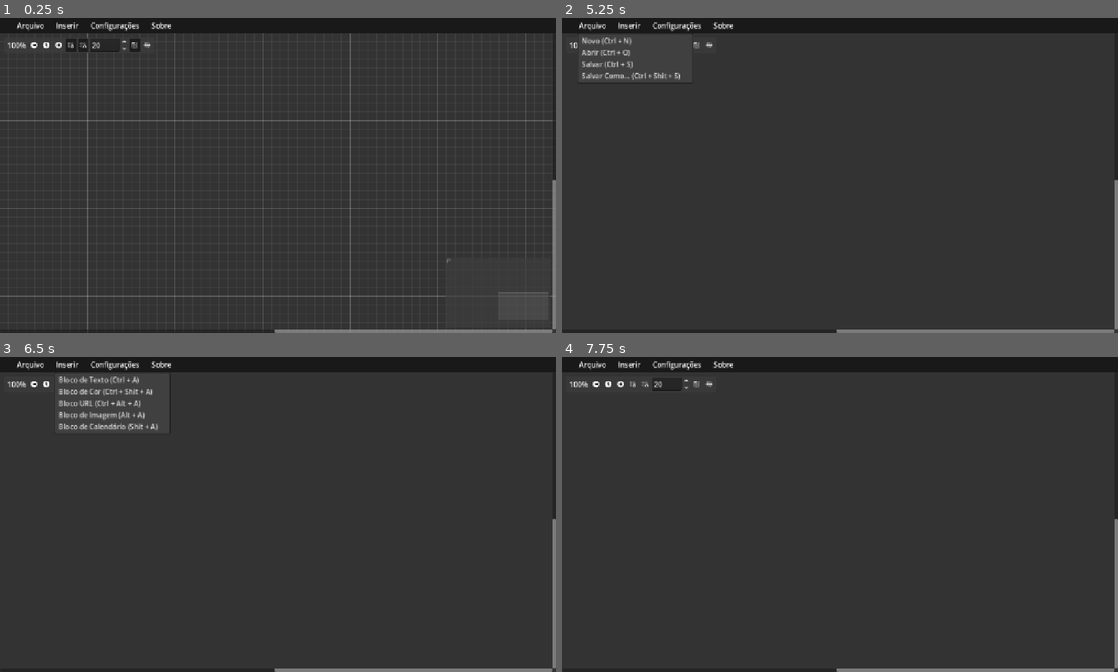
Above: before the commit, frames 1-4 (two rows, left to right).
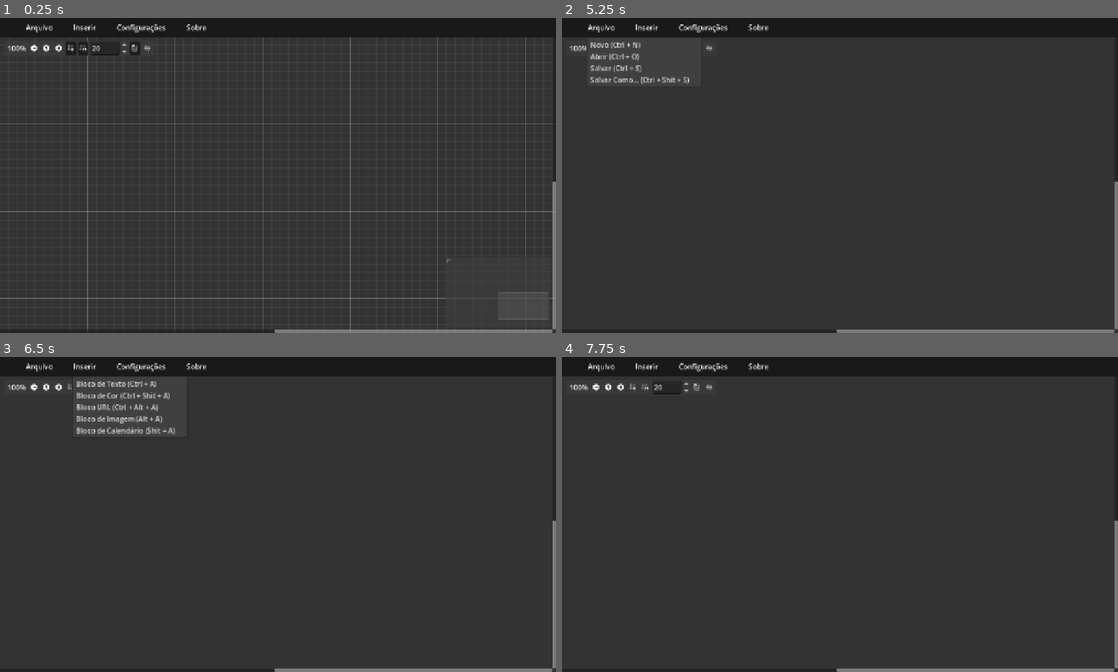
Above: after the commit, the same moments.

Repository: Miguel-de-Souza/Map-infinity
Game: Godot game, scene res://main.tscn
The game is run twice, just before and just after one commit, with the same random seed, the same clock (stepped at 60 frames per second) and the same inputs.
Inputs (mouse positions are in pixels of both pictures, inside the frame that each line leads up to; where the layout moved, square brackets give the same spot in the first picture):
- Up to frame 1 (0.25 s): no input
- Up to frame 2 (5.25 s): click (595, 49) [595, 46] at 0.5 s; click (623, 49) [623, 46] at 1.25 s; click (634, 49) [634, 46] at 2 s; click (645, 49) [645, 46] at 2.75 s; click (695, 49) [695, 46] at 3.5 s; click (706, 49) [706, 46] at 4.25 s; click "Arquivo" at 5 s
- Up to frame 3 (6.5 s): click "Inserir" at 5.75 s
- Up to frame 4 (7.75 s): click "Sobre" at 6.5 s; click (595, 388) [595, 385] at 7.25 s

The runs differ from the first frame. In frame 1, 4.2% of the frame differs, in the area x 0-100%, y 1-90%; in frame 2, 2.8%; in frame 3, 3.7%; in frame 4, 2.1%.

Commit message:
Aparencia da ToolBar melhorada - (0.0.8)
Por enquanto ficara assim

Diff:
--- a/main.tscn
+++ b/main.tscn
@@ -16,23 +16,16 @@
 grow_horizontal = 2
 grow_vertical = 2
 
-[node name="BackGround ToolBar" type="ColorRect" parent="." unique_id=1825417117]
-layout_mode = 1
-anchors_preset = 10
-anchor_right = 1.0
-offset_bottom = 35.0
-grow_horizontal = 2
-color = Color(0.1, 0.1, 0.1, 1)
-
 [node name="GraphEdit" type="GraphEdit" parent="." unique_id=251952592 node_paths=PackedStringArray("file_dia", "file_load", "more", "poparquivo", "popMake", "label_diretorio", "text_more", "confirmation_version")]
 layout_mode = 1
 anchors_preset = 15
 anchor_right = 1.0
 anchor_bottom = 1.0
-offset_top = 35.0
+offset_top = 42.0
 grow_horizontal = 2
 grow_vertical = 2
 theme_override_styles/panel = SubResource("StyleBoxFlat_1bvp3")
+scroll_offset = Vector2(0, -42)
 right_disconnects = true
 zoom_min = 0.05
 zoom_max = 3.0
@@ -46,6 +39,14 @@
 label_diretorio = NodePath("../Label Diretory")
 text_more = NodePath("../More Program/Container More/Text More")
 confirmation_version = NodePath("../Confirmation Version")
+
+[node name="BackGround ToolBar" type="ColorRect" parent="." unique_id=1825417117]
+layout_mode = 1
+anchors_preset = 10
+anchor_right = 1.0
+offset_bottom = 44.0
+grow_horizontal = 2
+color = Color(0.1, 0.1, 0.1, 1)
 
 [node name="Window Config" type="Window" parent="." unique_id=1806257895 node_paths=PackedStringArray("Geapgh", "check_ …(217 unchanged characters)…
 oversampling_override = 1.0
@@ -387,8 +388,8 @@
 [node name="Container Tool" type="HBoxContainer" parent="." unique_id=329935236]
 layout_mode = 0
 offset_right = 395.0
-offset_bottom = 35.0
-theme_override_constants/separation = 20
+offset_bottom = 44.0
+theme_override_constants/separation = 40
 
 [node name="Margin" type="MarginContainer" parent="Container Tool" unique_id=1338208039]
 layout_mode = 2
